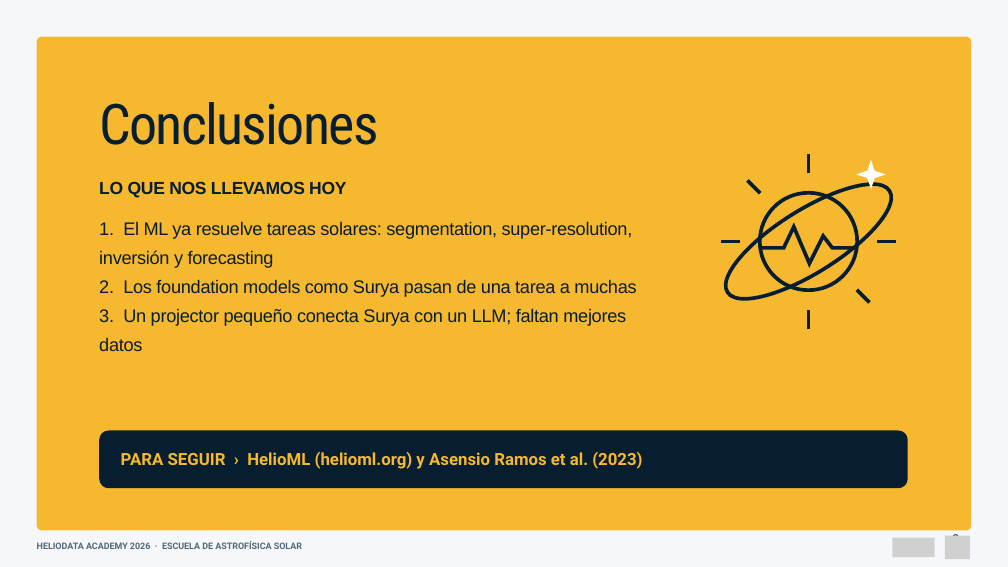
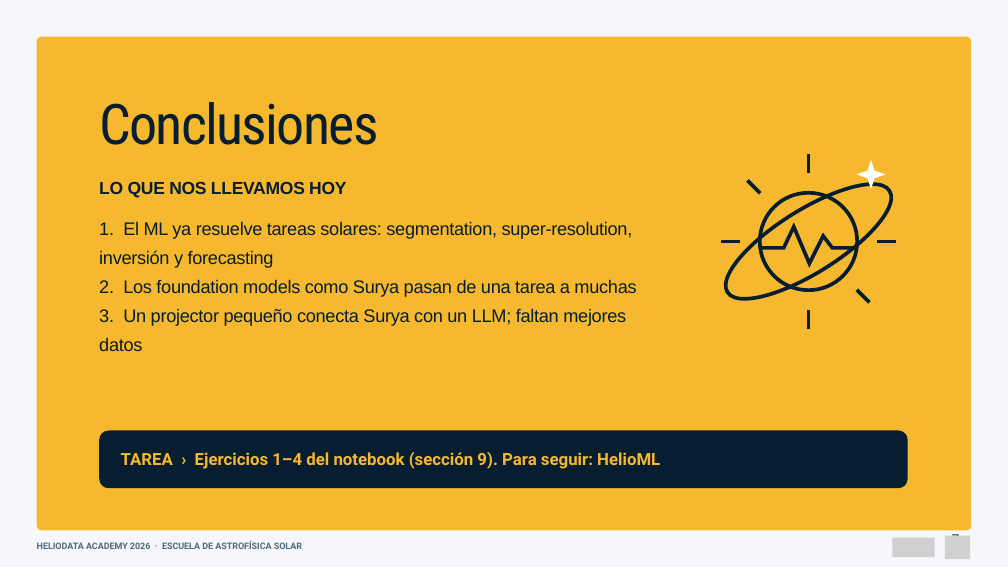
Before and after one commit to Group-of-Solar-Astrophysics/Escuela-Astrofisica-Solar-2026, a slide deck: slide 27 of 01_Material_por_expositor/Juan_Esteban_Agudelo_Ortiz/01_Presentacion/Machine_Learning_aplicado_al_Sol_Escuela_2026.pptx (slide 26 before the commit). Drawn at 1008x567 pixels with LibreOffice and Linux fonts; fonts in the diff are those of the drawing; grey boxes stand for pictures. Boxes give left, top, right and bottom in pixels: in the first picture for what was removed or moved away, otherwise in the second. Text is boxed around its words. In the diff, an @@ line names an element or a change of style, - is before the commit and + after.

```diff
--- a/01_Material_por_expositor/Juan_Esteban_Agudelo_Ortiz/01_Presentacion/Machine_Learning_aplicado_al_Sol_Escuela_2026.pptx
+++ b/01_Material_por_expositor/Juan_Esteban_Agudelo_Ortiz/01_Presentacion/Machine_Learning_aplicado_al_Sol_Escuela_2026.pptx
@@ text at [121, 452, 660, 469]: text changed @@
-PARA SEGUIR › HelioML (helioml.org) y Asensio Ramos et al. (2023)
+TAREA › Ejercicios 1–4 del notebook (sección 9). Para seguir: HelioML
```
Also in this commit, not shown: 10 other slides changed, 1 slide added, 6 other files.
